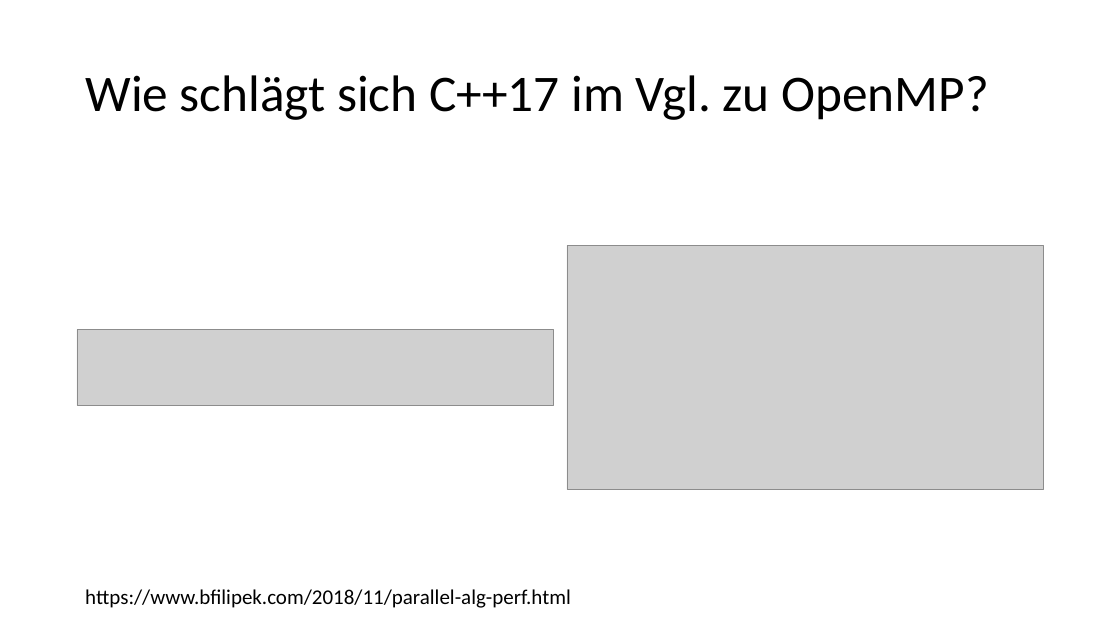
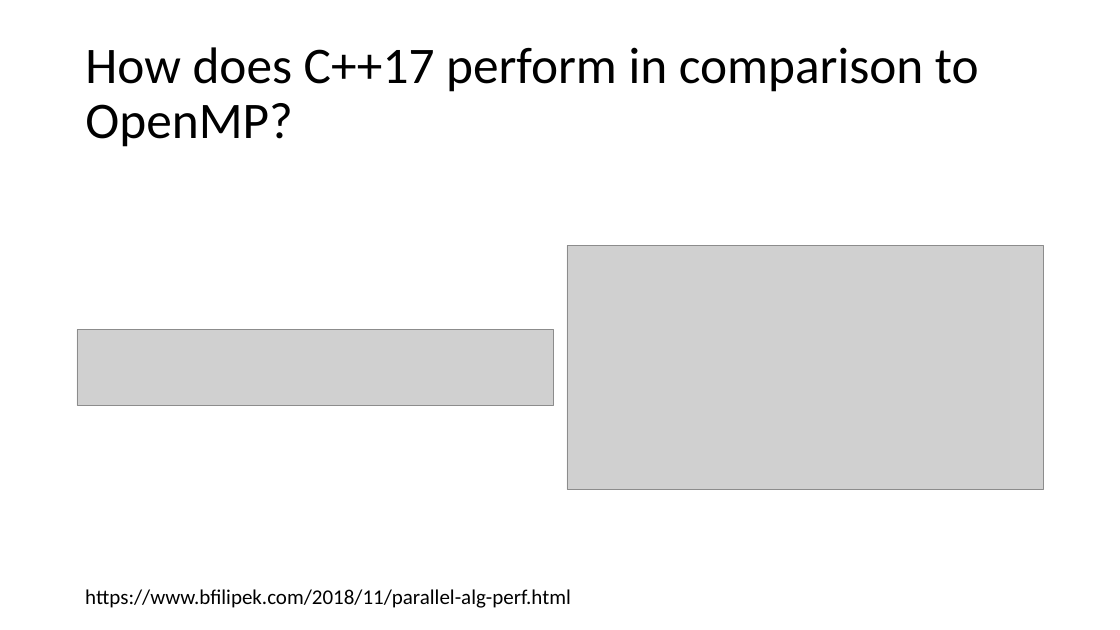
Before and after one commit to dyeske61283/ASE_OpenMP, a slide deck: slide 17 of OpenMP_Folien.pptx. Drawn at 1120x630 pixels with LibreOffice and Linux fonts; fonts in the diff are those of the drawing; grey boxes stand for pictures. Boxes give left, top, right and bottom in pixels: in the first picture for what was removed or moved away, otherwise in the second. Text is boxed around its words. In the diff, an @@ line names an element or a change of style, - is before the commit and + after.

```diff
--- a/OpenMP_Folien.pptx
+++ b/OpenMP_Folien.pptx
@@ title at [85,47,979,147]: text changed @@
-Wie schlägt sich C++17 im Vgl. zu OpenMP?
+How does C++17 perform in comparison to OpenMP?
```
Also in this commit, not shown: 14 other slides changed, 2 slides added, 1 slide removed, 1 other file.
